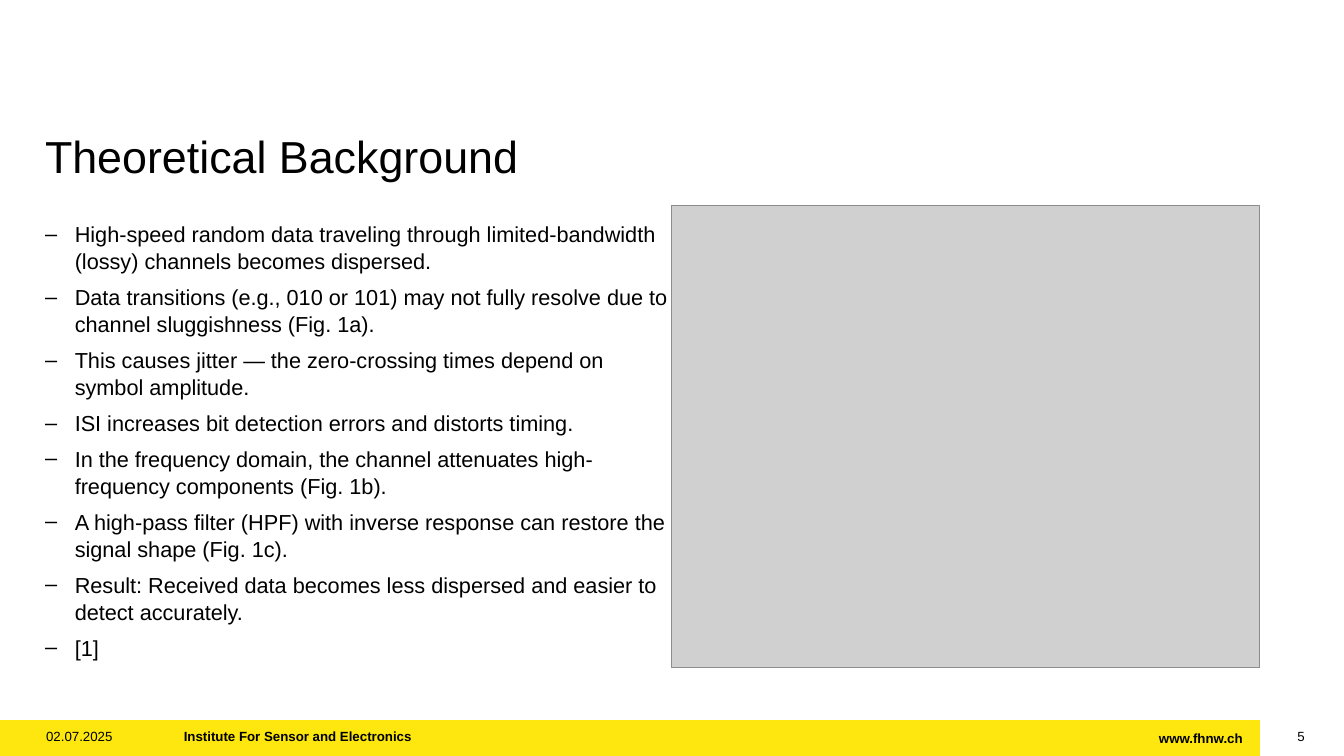
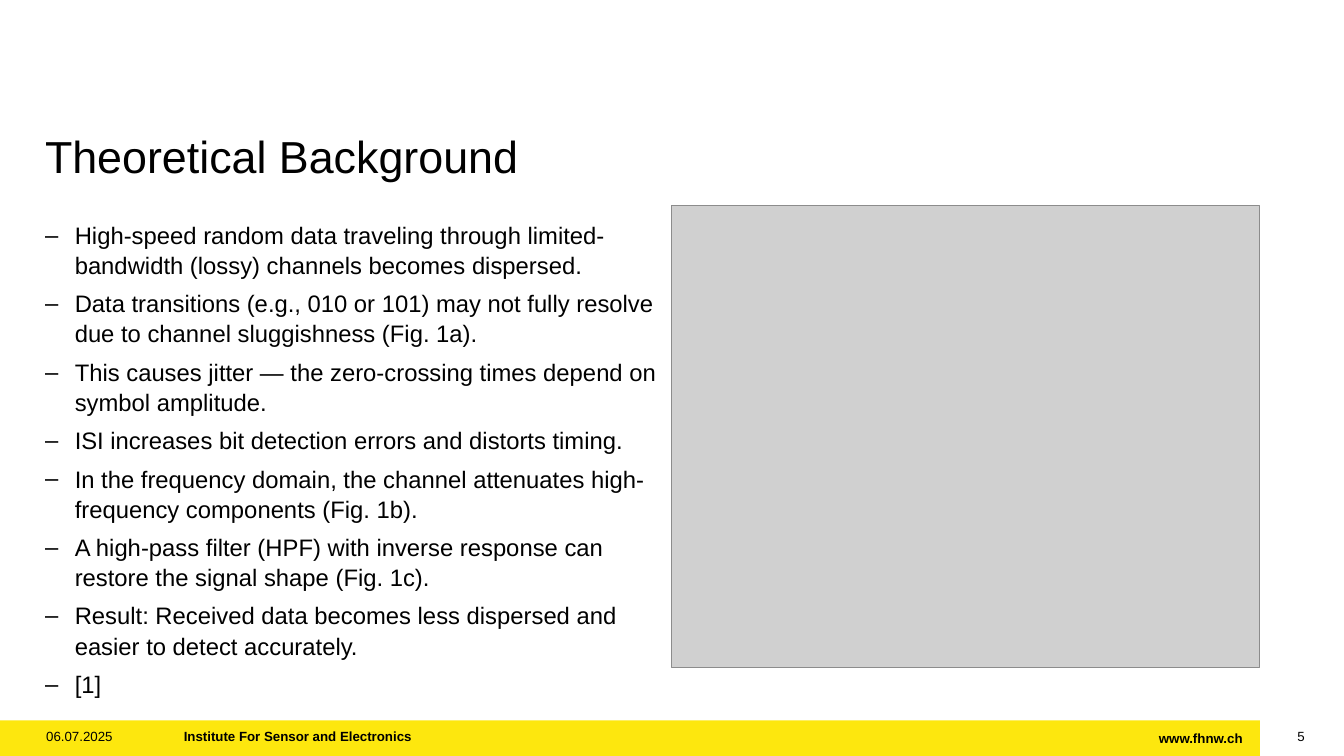
Before and after one commit to ramstal/FS25_MSP_digitalcom, a slide deck: slide 5 of Project_DEFI/MSP_RonnyAmstalden_DEFI.pptx. Drawn at 1344x756 pixels with LibreOffice and Linux fonts; fonts in the diff are those of the drawing; grey boxes stand for pictures; background and template pictures are left out. Boxes give left, top, right and bottom in pixels: in the first picture for what was removed or moved away, otherwise in the second. Text is boxed around its words. In the diff, an @@ line names an element or a change of style, - is before the commit and + after.

```diff
--- a/Project_DEFI/MSP_RonnyAmstalden_DEFI.pptx
+++ b/Project_DEFI/MSP_RonnyAmstalden_DEFI.pptx
@@ text "High-speed random data traveling through ..." at box(75, 226, 656, 698): size 15.5 to 17 pt @@
@@ text at box(46, 731, 112, 741): text changed @@
-02.07.2025
+06.07.2025
```
Also in this commit, not shown: 11 other slides changed.
